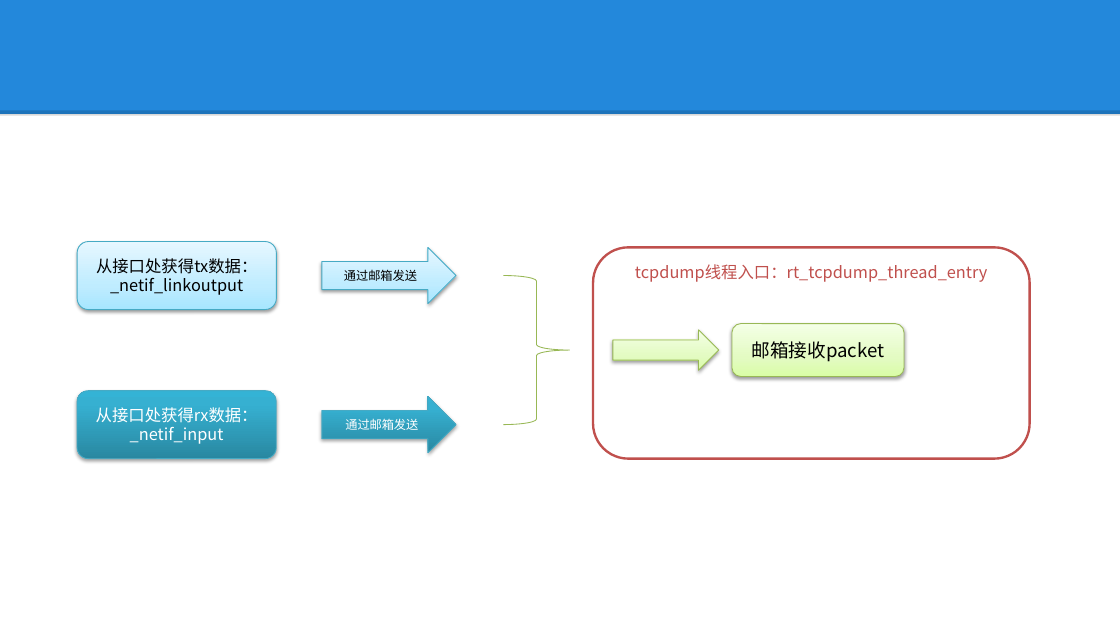
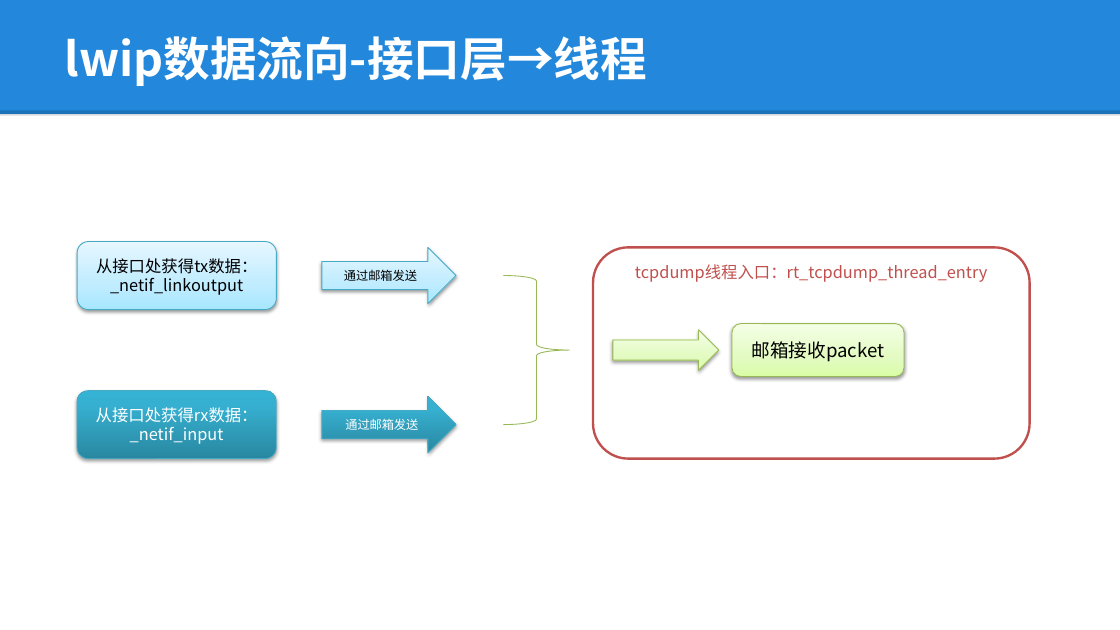
Before and after one commit to lepustse/tcpdump, a slide deck: slide 5 of tcpdump.pptx. Drawn at 1120x630 pixels with LibreOffice and Linux fonts; fonts in the diff are those of the drawing; background and template pictures are left out. Boxes give left, top, right and bottom in pixels: in the first picture for what was removed or moved away, otherwise in the second. Text is boxed around its words. In the diff, an @@ line names an element or a change of style, - is before the commit and + after.

```diff
--- a/tcpdump.pptx
+++ b/tcpdump.pptx
@@ title added at (x1=64, y1=36, x2=647, y2=86), 40 pt, text #FFFFFF, bold @@
+lwip数据流向-接口层→线程
```
Also in this commit, not shown: 2 other slides changed, 1 other file.
